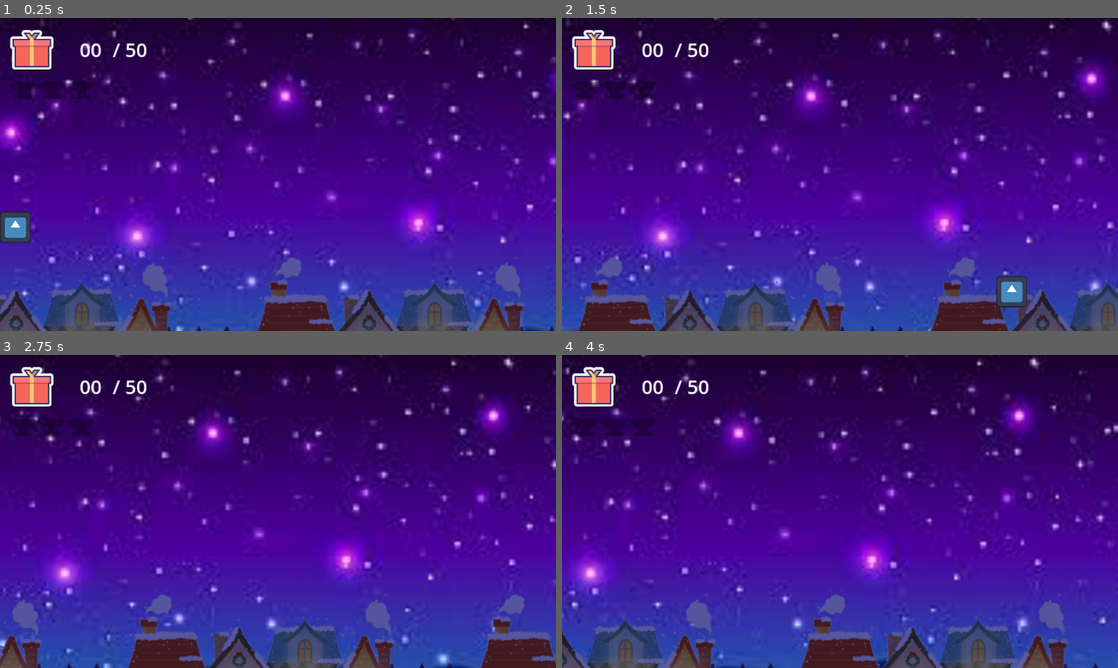
Above: before the commit, frames 1-4 (two rows, left to right).
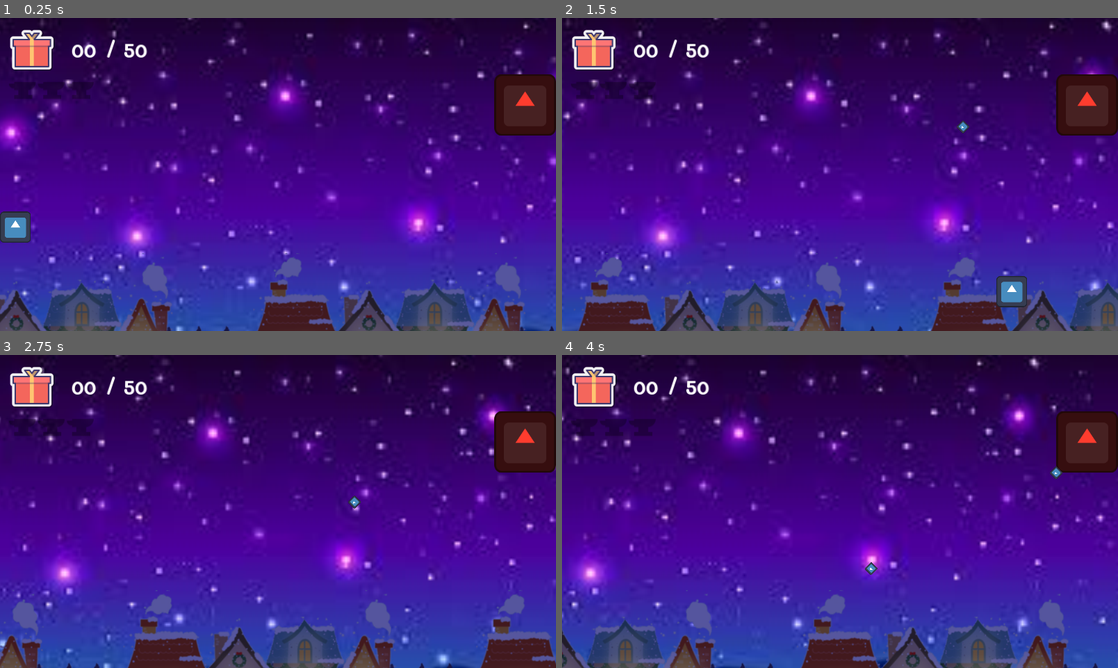
Above: after the commit, the same moments.

Repository: DfindWox/TGD-Jame-Gam-Christmas-Edition
Game: Godot game, scene res://scenes/levels/test.tscn
Two runs of this game, one before a commit and one after it. Both use one fixed random seed, a clock stepped at 60 frames per second and the inputs below. The engine's default icon, where the game draws it, is replaced by a stand-in: a white triangle on a blue panel in a dark square.
Inputs:
- Up to frame 1 (0.25 s): no input
- Up to frame 2 (1.5 s): hold Right (move_right) 0.53-1.28 s; hold Shift (fever) 0.53-1.28 s; hold Down (move_down) from 1.28 s (still down); tap Shift (fever) at 1.35 s
- Up to frame 3 (2.75 s): release Down (move_down) at 2.03 s; hold Right (move_right) from 2.03 s (still down); hold Shift (fever) from 2.03 s (still down)
- Up to frame 4 (4 s): release Right (move_right) at 2.78 s; release Shift (fever) at 2.78 s; hold Up (move_up) 2.78-3.53 s; tap Shift (fever) at 2.85 s; hold Left (move_left) from 3.53 s (still down); hold Shift (fever) from 3.53 s (still down)

The runs differ from the first frame. In frame 1, 2.5% of the frame differs, in the area x 12-100%, y 6-38%; in frame 2, 2.5%; in frame 3, 2.5%; in frame 4, 2.6%, in the area x 12-100%, y 6-71%.

Commit message:
Enemy prototype +bullet prototye

Diff:
--- /dev/null
+++ b/scenes/bullet.tscn
@@ -0,0 +1,23 @@
+[gd_scene load_steps=4 format=3 uid="uid://dxo888f2j3ish"]
+
+[ext_resource type="Script" path="res://src/Bullet.gd" id="1_ibv5s"]
+[ext_resource type="Texture2D" uid="uid://j26bwiywbdqa" path="res://icon.svg" id="2_p8e1q"]
+
+[sub_resource type="RectangleShape2D" id="RectangleShape2D_4km0o"]
+
+[node name="Bullet" type="RigidBody2D"]
+collision_layer = 2
+collision_mask = 0
+script = ExtResource("1_ibv5s")
+
+[node name="Sprite2D" type="Sprite2D" parent="."]
+rotation = -2.35619
+scale = Vector2(0.15625, 0.15625)
+texture = ExtResource("2_p8e1q")
+
+[node name="CollisionShape2D" type="CollisionShape2D" parent="."]
+rotation = -0.785397
+shape = SubResource("RectangleShape2D_4km0o")
+
+[node name="VisibleOnScreenNotifier2D" type="VisibleOnScreenNotifier2D" parent="."]
+rotation = -0.785397
--- a/scenes/levels/hud/Hud.tscn
+++ b/scenes/levels/hud/Hud.tscn
@@ -1,6 +1,7 @@
-[gd_scene load_steps=4 format=3 uid="uid://byxx6xjtmttns"]
+[gd_scene load_steps=5 format=3 uid="uid://byxx6xjtmttns"]
 
 [ext_resource type="Script" path="res://scenes/levels/hud/Hud.gd" id="2_i7xkb"]
+[ext_resource type="Theme" uid="uid://yxnf3f24u3jl" path="res://resources/themes/default.tres" id="2_syobf"]
 [ext_resource type="Texture2D" uid="uid://rwp1t86e7k6i" path="res://assets/images/icons8-present-100.png" id="3_kuim1"]
 [ext_resource type="Texture2D" uid="uid://drgo5el3u62ys" path="res://assets/images/icons8-anvil-60.png" id="4_dgpr3"]
 
@@ -13,6 +14,7 @@
 anchor_bottom = 1.0
 grow_horizontal = 2
 grow_vertical = 2
+theme = ExtResource("2_syobf")
 theme_override_constants/margin_left = 16
 theme_override_constants/margin_top = 16
 
--- a/scenes/levels/test.tscn
+++ b/scenes/levels/test.tscn
@@ -1,9 +1,10 @@
-[gd_scene load_steps=6 format=3 uid="uid://bipw2hsxwlnce"]
+[gd_scene load_steps=7 format=3 uid="uid://bipw2hsxwlnce"]
 
 [ext_resource type="Texture2D" uid="uid://j26bwiywbdqa" path="res://icon.svg" id="1_fu0xl"]
 [ext_resource type="Script" path="res://src/CharacterBody2D.gd" id="1_swlod"]
 [ext_resource type="PackedScene" uid="uid://dt1tf8k3v7p1b" path="res://scenes/levels/parallaxes/NightParallaxBackground.tscn" id="3_ygeoi"]
 [ext_resource type="PackedScene" uid="uid://byxx6xjtmttns" path="res://scenes/levels/hud/Hud.tscn" id="4_xsqiq"]
+[ext_resource type="Script" path="res://src/Villain.gd" id="5_ipawc"]
 
 [sub_resource type="RectangleShape2D" id="RectangleShape2D_su6xv"]
 size = Vector2(64, 64)
@@ -26,3 +27,23 @@
 shape = SubResource("RectangleShape2D_su6xv")
 
 [node name="Hud" parent="." instance=ExtResource("4_xsqiq")]
+
+[node name="Villain" type="CharacterBody2D" parent="."]
+position = Vector2(1088, 180)
+collision_layer = 0
+collision_mask = 0
+script = ExtResource("5_ipawc")
+
+[node name="Sprite2D" type="Sprite2D" parent="Villain"]
+modulate = Color(1, 0.235294, 0.180392, 1)
+texture = ExtResource("1_fu0xl")
+
+[node name="CollisionShape2D" type="CollisionShape2D" parent="Villain"]
+
+[node name="Timer" type="Timer" parent="Villain"]
+autostart = true
+
+[node name="Marker2D" type="Marker2D" parent="Villain"]
+position = Vector2(-64, 64)
+
+[connection signal="timeout" from="Villain/Timer" to="Villain" method="_on_timer_timeout"]
--- /dev/null
+++ b/src/Bullet.gd
@@ -0,0 +1 @@
+extends RigidBody2D
--- /dev/null
+++ b/src/Villain.gd
@@ -0,0 +1,18 @@
+extends CharacterBody2D
+
+
+var bullet = preload("res://scenes/bullet.tscn")
+
+func _physics_process(delta):
+	pass
+
+
+
+func _on_timer_timeout():
+	var inst_bullet : RigidBody2D = bullet.instantiate()
+	inst_bullet.global_position = $Marker2D.global_position
+
+	# Apply Force
+	inst_bullet.apply_central_impulse(Vector2.from_angle(deg_to_rad(215)) * 500)
+
+	get_tree().current_scene.add_child(inst_bullet)
Not shown: 1 places in resources/themes/default.tres that only renumber resources
